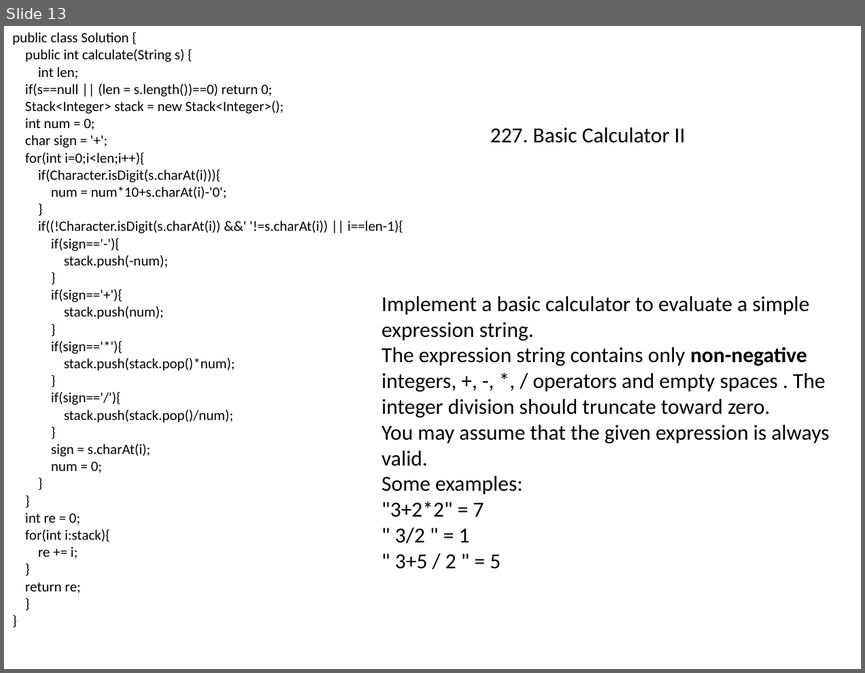
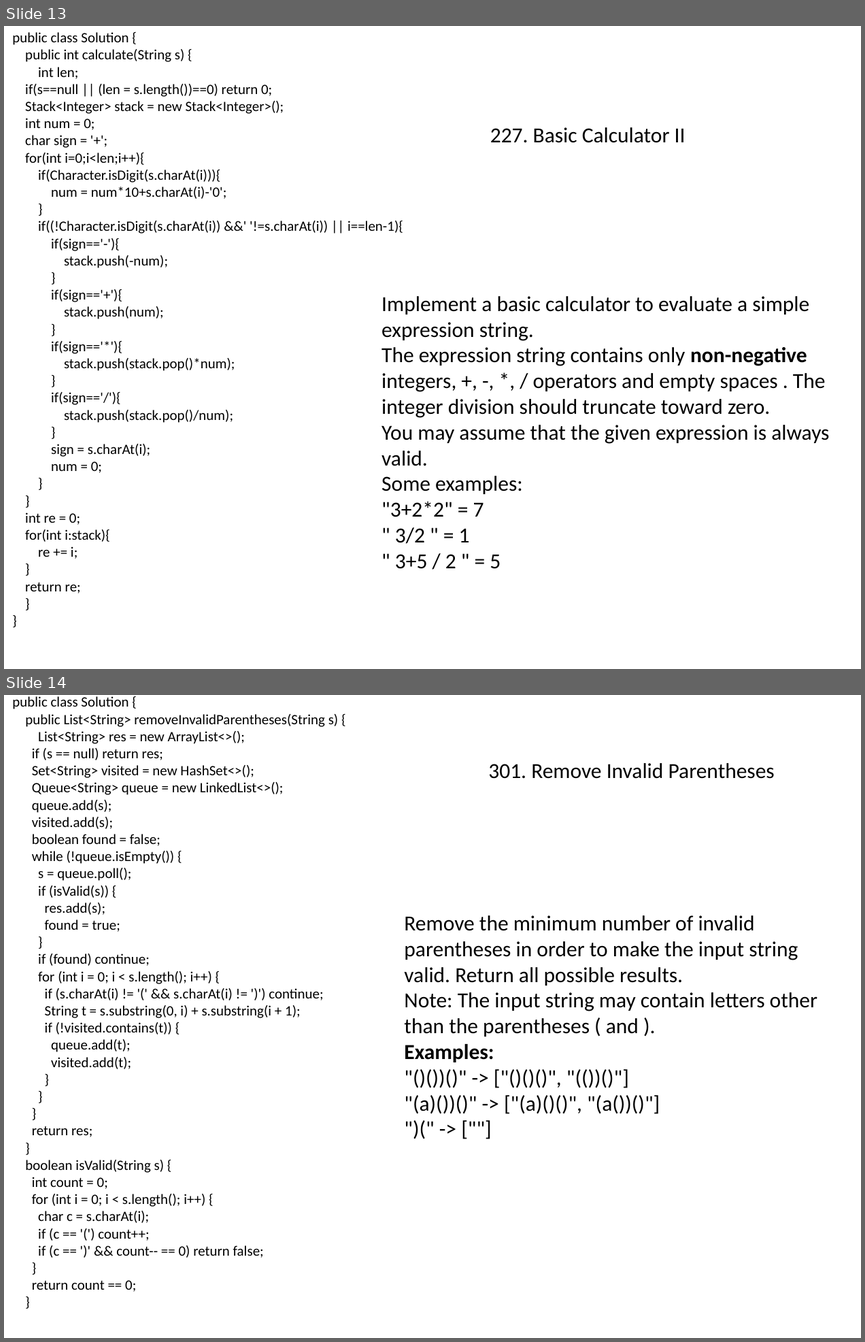
Before and after one commit to songwenxiao/LeetCode-Solutions, a slide deck: Basic/Leetcode.pptx. Shown one above the other, each under a label of ours: slide 13 before the commit, slides 13 and 14 after it. The pictures are 865x673 and 865x1342 pixels, drawn with LibreOffice and Linux fonts; fonts in the diff are those of the drawing. Boxes give left, top, right and bottom in pixels: in the first picture for what was removed or moved away, otherwise in the second. Text is boxed around its words. In the diff, an @@ line names an element or a change of style, - is before the commit and + after.

```diff
--- a/Basic/Leetcode.pptx
+++ b/Basic/Leetcode.pptx
@@ slide 14 added at (x1=4, y1=695, x2=861, y2=1338), background #FFFFFF @@
@@ text added at (x1=12, y1=696, x2=339, y2=1291), 12 pt, text #000000 @@
+public class Solution {
+public List<String> removeInvalidParentheses(String s) {
+List<String> res = new ArrayList<>();
+if (s == null) return res;
+Set<String> visited = new HashSet<>();
+Queue<String> queue = new LinkedList<>();
+queue.add(s);
+visited.add(s);
+boolean found = false;
+while (!queue.isEmpty()) {
+s = queue.poll();
+if (isValid(s)) {
+res.add(s);
+found = true;
+}
+if (found) continue;
+for (int i = 0; i < s.length(); i++) {
+if (s.charAt(i) != '(' && s.charAt(i) != ')') continue;
+String t = s.substring(0, i) + s.substring(i + 1);
+if (!visited.contains(t)) {
+queue.add(t);
+visited.add(t);
+}
+}
+}
+return res;
+}
+boolean isValid(String s) {
+int count = 0;
+for (int i = 0; i < s.length(); i++) {
+char c = s.charAt(i);
+if (c == '(') count++;
+if (c == ')' && count-- == 0) return false;
+}
+return count == 0;
+}
@@ text added at (x1=488, y1=763, x2=774, y2=779), 18 pt, text #000000 @@
+301. Remove Invalid Parentheses
@@ text added at (x1=404, y1=915, x2=817, y2=1114), 18 pt, text #000000 @@
+Remove the minimum number of invalid parentheses in order to make the input string valid. Return all possible results.
+Note: The input string may contain letters other than the parentheses ( and ).
+Examples:
+"()())()" -> ["()()()", "(())()"]
+"(a)())()" -> ["(a)()()", "(a())()"]
+")(" -> [""]
```
Also in this commit, not shown: 1 slide changed, 4 other files.
